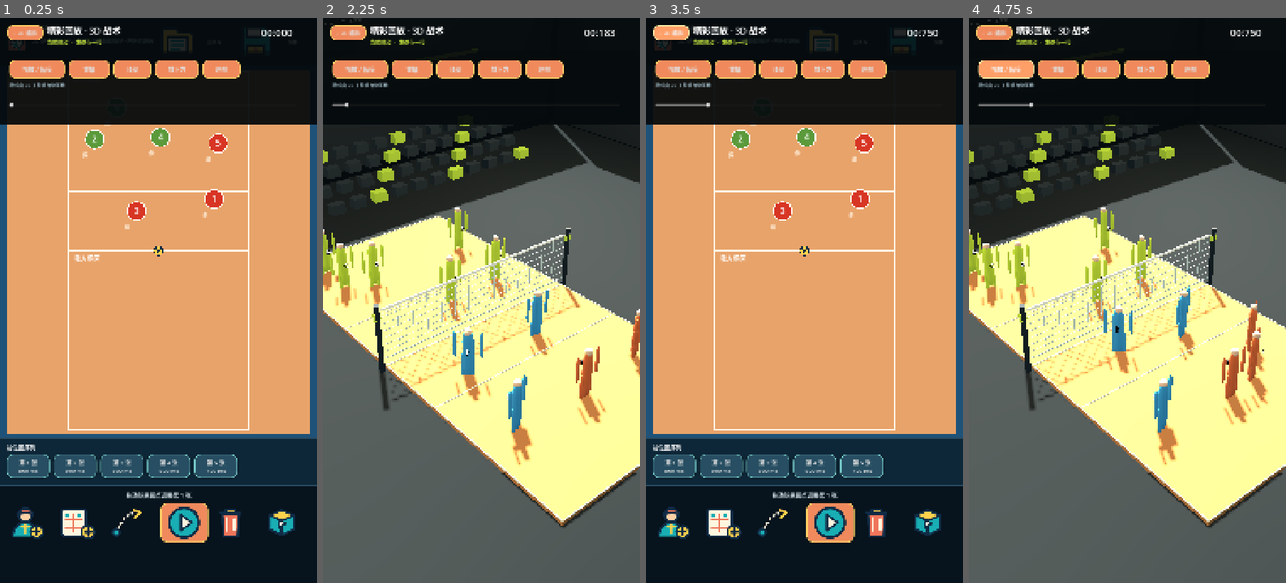
Above: before the commit, frames 1-4 (left to right).
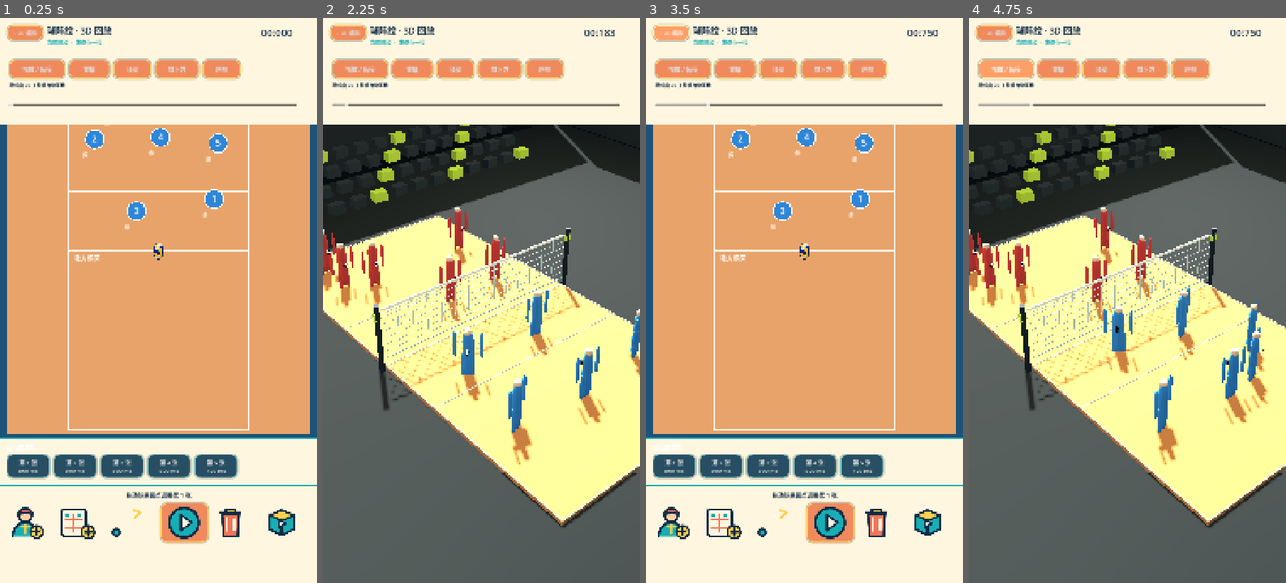
Above: after the commit, the same moments.

Repository: LieerTsuki/volleyball_coach
Game: Godot game, scene res://scenes/main.tscn
Two runs of this game, one before a commit and one after it. Both use one fixed random seed, a clock stepped at 60 frames per second and the inputs below.
Inputs (mouse positions are in pixels of both pictures, inside the frame that each line leads up to):
- Up to frame 1 (0.25 s): no input
- Up to frame 2 (2.25 s): click (506, 520) at 0.52 s; click (506, 520) at 1.27 s; click (608, 520) at 2 s
- Up to frame 3 (3.5 s): click "‹ 2D 编排" at 2.75 s
- Up to frame 4 (4.75 s): click (1254, 520) at 3.5 s; click "播放 / 暂停" at 4.25 s

The runs differ from the first frame. In frame 1, 38% of the frame differs, in the area x 0-100%, y 0-100%; in frame 2, 18%; in frame 3, 38%; in frame 4, 18%.

Commit message:
feat: align team colors and replace volleyball asset

Diff:
--- a/project.godot
+++ b/project.godot
@@ -18,7 +18,7 @@
 run/main_scene="res://scenes/main.tscn"
 config/features=PackedStringArray("4.7", "GL Compatibility")
 boot_splash/bg_color=Color(0.035, 0.06, 0.1, 1)
-config/icon="res://icon.svg"
+config/icon="res://icon.png"
 
 [display]
 
--- a/scripts/presentation/player_actor.gd
+++ b/scripts/presentation/player_actor.gd
@@ -11,7 +11,7 @@
 
 func setup(definition: Dictionary) -> void:
 	player_id = str(definition.id)
-	var color := Color("c9e63b") if str(definition.get("team", "home")) == "away" else (Color("e86b3a") if bool(definition.get("isReceiver", false)) else Color("369bd6"))
+	var color := Color("d83b3b") if str(definition.get("team", "home")) == "away" else Color("2f86d8")
 	torso = _part(CapsuleMesh.new(), Vector3(0, 1.1, 0), Vector3(0.42, 1.0, 0.28), color)
 	head = _part(SphereMesh.new(), Vector3(0, 2.02, 0), Vector3.ONE * 0.28, Color("f0c4a2"))
 	arm_l = _part(CapsuleMesh.new(), Vector3(-0.48, 1.3, 0), Vector3(0.12, 0.55, 0.12), color)
--- a/scripts/presentation/tactic_editor_2d.gd
+++ b/scripts/presentation/tactic_editor_2d.gd
@@ -34,7 +34,7 @@
 		return
 	var duration: int = FrameInterpolator.total_duration(tactic)
 	var current: int = board.playback_time_ms if board.playback_time_ms >= 0 else 0
-	current += roundi(delta * 1000.0)
+	current += roundi(delta * 1000.0 * 0.55)
 	if current >= duration:
 		current = 0
 	board.set_playback_time(current)
@@ -58,7 +58,7 @@
 
 func _build_layout() -> void:
 	var background := ColorRect.new()
-	background.color = Color("153d5c")
+	background.color = Color("fff6df")
 	background.set_anchors_and_offsets_preset(Control.PRESET_FULL_RECT)
 	background.mouse_filter = Control.MOUSE_FILTER_IGNORE
 	add_child(background)
@@ -70,7 +70,7 @@
 
 	var header := PanelContainer.new()
 	header.custom_minimum_size = Vector2(0, 126)
-	header.add_theme_stylebox_override("panel", _panel_style(Color("07131d"), Color("284b62"), 0))
+	header.add_theme_stylebox_override("panel", _panel_style(Color("fff6df"), Color("18aeb4"), 0))
 	root.add_child(header)
 	var header_row := HBoxContainer.new()
 	header_row.add_theme_constant_override("separation", 18)
@@ -87,11 +87,12 @@
 	title_label = Label.new()
 	title_label.text = "球阵绘"
 	title_label.add_theme_font_size_override("font_size", 30)
+	title_label.add_theme_color_override("font_color", Color("102b45"))
 	title_box.add_child(title_label)
 	subtitle_label = Label.new()
 	subtitle_label.text = "2D 站位编排"
 	subtitle_label.add_theme_font_size_override("font_size", 18)
-	subtitle_label.add_theme_color_override("font_color", Color("a8c0ce"))
+	subtitle_label.add_theme_color_override("font_color", Color("ef755a"))
 	title_box.add_child(subtitle_label)
 	var library_button := _icon_button("res://assets/ui/library.svg", "战术库", _open_library)
 	library_button.text = "战术库"
@@ -117,7 +118,7 @@
 
 	var frames_panel := PanelContainer.new()
 	frames_panel.custom_minimum_size = Vector2(0, 162)
-	frames_panel.add_theme_stylebox_override("panel", _panel_style(Color("0e2738"), Color("284b62"), 0))
+	frames_panel.add_theme_stylebox_override("panel", _panel_style(Color("fff6df"), Color("18aeb4"), 0))
 	root.add_child(frames_panel)
 	var frames_column := VBoxContainer.new()
 	frames_column.add_theme_constant_override("separation", 8)
@@ -137,7 +138,7 @@
 
 	var toolbar := PanelContainer.new()
 	toolbar.custom_minimum_size = Vector2(0, 330)
-	toolbar.add_theme_stylebox_override("panel", _panel_style(Color("07131d"), Color("284b62"), 0))
+	toolbar.add_theme_stylebox_override("panel", _panel_style(Color("fff6df"), Color("18aeb4"), 0))
 	root.add_child(toolbar)
 	var toolbar_column := VBoxContainer.new()
 	toolbar_column.add_theme_constant_override("separation", 12)
@@ -146,7 +147,7 @@
 	status_label.text = status_message
 	status_label.horizontal_alignment = HORIZONTAL_ALIGNMENT_CENTER
 	status_label.add_theme_font_size_override("font_size", 20)
-	status_label.add_theme_color_override("font_color", Color("d7e5ea"))
+	status_label.add_theme_color_override("font_color", Color("102b45"))
 	toolbar_column.add_child(status_label)
 	var grid := GridContainer.new()
 	grid.columns = 6
--- a/scripts/presentation/tactic_replay_3d.gd
+++ b/scripts/presentation/tactic_replay_3d.gd
@@ -88,7 +88,8 @@
 	sphere.radius = 0.16
 	sphere.height = 0.32
 	var ball_material := StandardMaterial3D.new()
-	ball_material.albedo_color = Color("f2d24f")
+	ball_material.albedo_color = Color.WHITE
+	ball_material.albedo_texture = load("res://assets/volleyball.png")
 	ball_material.emission_enabled = true
 	ball_material.emission = Color("5c4b12")
 	sphere.material = ball_material
@@ -114,14 +115,15 @@
 	hud.layer = 20
 	add_child(hud)
 	var top_panel := ColorRect.new()
-	top_panel.color = Color(0.02, 0.04, 0.05, 0.88)
+	top_panel.color = Color("fff6df")
 	top_panel.position = Vector2(0, 0)
 	top_panel.size = Vector2(1080, 112)
 	hud.add_child(top_panel)
 	var title := Label.new()
-	title.text = "精彩回放 · 3D 战术"
+	title.text = "球阵绘 · 3D 回放"
 	title.position = Vector2(160, 20)
 	title.add_theme_font_size_override("font_size", 30)
+	title.add_theme_color_override("font_color", Color("102b45"))
 	hud.add_child(title)
 	var back_button := Button.new()
 	back_button.text = "‹ 2D 编排"
@@ -135,15 +137,16 @@
 	phase_label = Label.new()
 	phase_label.position = Vector2(160, 68)
 	phase_label.add_theme_font_size_override("font_size", 18)
-	phase_label.add_theme_color_override("font_color", Color("c5e53e"))
+	phase_label.add_theme_color_override("font_color", Color("18aeb4"))
 	hud.add_child(phase_label)
 	time_label = Label.new()
 	time_label.position = Vector2(890, 26)
 	time_label.add_theme_font_size_override("font_size", 34)
+	time_label.add_theme_color_override("font_color", Color("102b45"))
 	hud.add_child(time_label)
 
 	var control_panel := ColorRect.new()
-	control_panel.color = Color(0.02, 0.04, 0.05, 0.94)
+	control_panel.color = Color("fff6df")
 	control_panel.position = Vector2(0, 112)
 	control_panel.size = Vector2(1080, 252)
 	hud.add_child(control_panel)
@@ -155,7 +158,7 @@
 	var speed_label := Label.new()
 	speed_label.text = "路线由 2D 关键帧自动驱动"
 	speed_label.position = Vector2(32, 216)
-	speed_label.add_theme_color_override("font_color", Color("8ca3ad"))
+	speed_label.add_theme_color_override("font_color", Color("102b45"))
 	speed_label.add_theme_font_size_override("font_size", 16)
 	hud.add_child(speed_label)
 	timeline = HSlider.new()
--- a/scripts/presentation/vertical_court_board.gd
+++ b/scripts/presentation/vertical_court_board.gd
@@ -97,10 +97,11 @@
 		return
 	var ball := FrameInterpolator.ball_position(tactic, playback_time_ms) if playback_time_ms >= 0 else _court_ball_position(tactic.get("frames", [])[frame_index])
 	var screen := court_layout.world_to_screen(ball, court_rect)
-	draw_circle(screen, 16.0, Color("ffd24d"))
-	draw_arc(screen, 16.0, 0.0, TAU, 24, Color("102b45"), 3.0)
-	draw_line(screen + Vector2(-9, -7), screen + Vector2(9, 7), Color("102b45"), 2.0)
-	draw_line(screen + Vector2(-7, 9), screen + Vector2(8, -8), Color("102b45"), 2.0)
+	var texture: Texture2D = load("res://assets/volleyball.png")
+	if texture:
+		draw_texture_rect(texture, Rect2(screen - Vector2(30, 30), Vector2(60, 60)), false)
+	else:
+		draw_circle(screen, 16.0, Color("ffd24d"))
 
 func _draw_players() -> void:
 	if tactic.get("frames", []).is_empty():
@@ -112,8 +113,7 @@
 		if playback_time_ms >= 0:
 			position = FrameInterpolator.player_position(tactic, player_id, playback_time_ms)
 		var screen_position := court_layout.world_to_screen(position, court_rect)
-		var is_receiver := bool(player.get("isReceiver", false))
-		var fill := Color("d83524") if not is_receiver else Color("5b9a3b")
+		var fill := Color("2f86d8")
 		if player_id == selected_player_id:
 			draw_circle(screen_position, radius + 10.0, Color(1, 1, 1, 0.38))
 		draw_circle(screen_position, radius, fill)
@@ -196,11 +196,19 @@
 
 func _finish_interaction() -> void:
 	if path_mode and drawing_path and current_path.size() > 1 and not selected_player_id.is_empty():
-		var frame: Dictionary = tactic.get("frames", [])[frame_index]
+		var frames: Array = tactic.get("frames", [])
+		var frame: Dictionary = frames[frame_index]
 		var routes: Dictionary = frame.get("routes", {})
 		var serialized: Array = []
-		for point in current_path:
+		var start := FrameInterpolator.position_in_frame(frame, selected_player_id)
+		serialized.append({"x": start.x, "z": start.z})
+		var step: int = maxi(1, int(current_path.size() / 16))
+		for index in range(0, current_path.size(), step):
+			var point: Vector3 = current_path[index]
 			serialized.append({"x": point.x, "z": point.z})
+		var next_frame: Dictionary = frames[mini(frame_index + 1, frames.size() - 1)]
+		var target := FrameInterpolator.position_in_frame(next_frame, selected_player_id)
+		serialized.append({"x": target.x, "z": target.z})
 		routes[selected_player_id] = serialized
 		route_drawn.emit(selected_player_id, serialized)
 	current_path.clear()
Binary file added: assets/volleyball.png
Binary file added: icon.png
